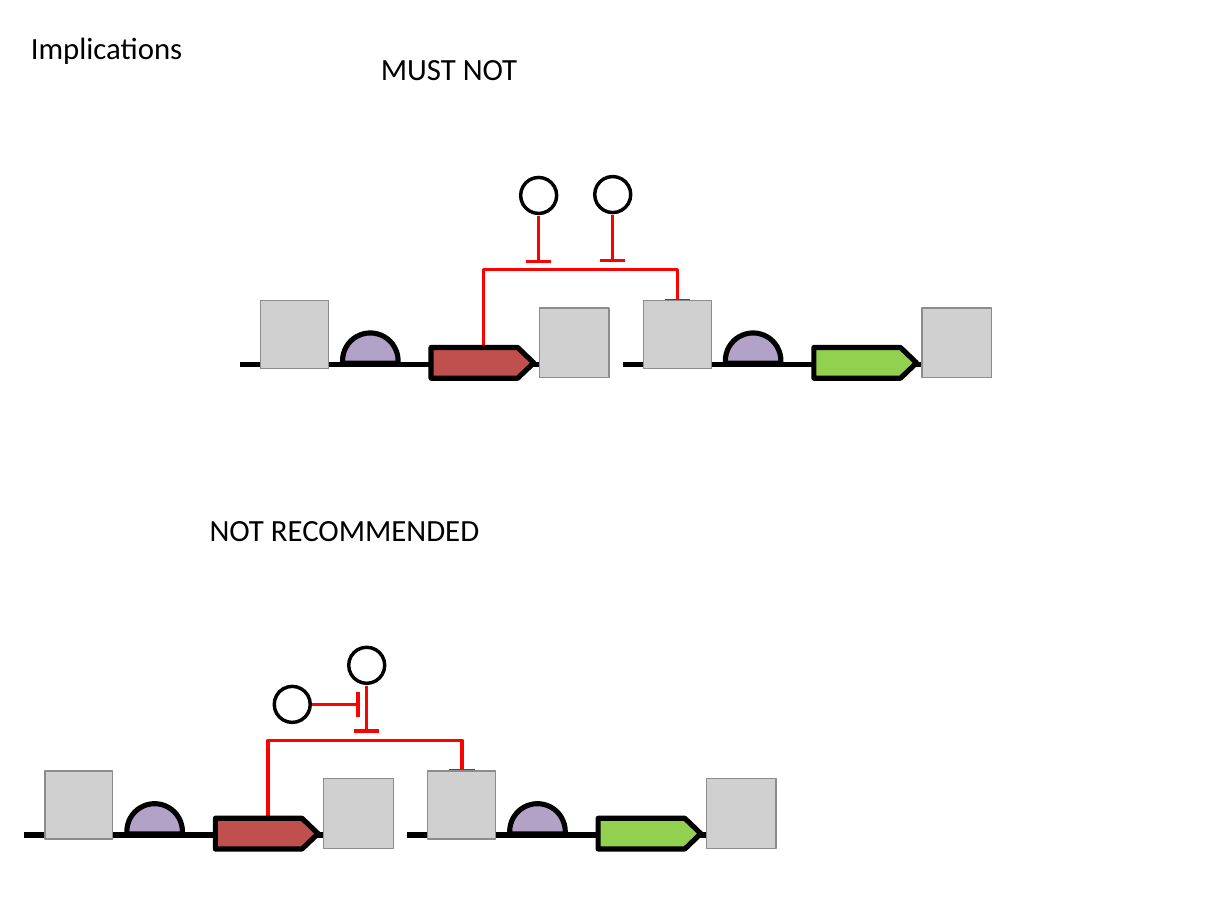
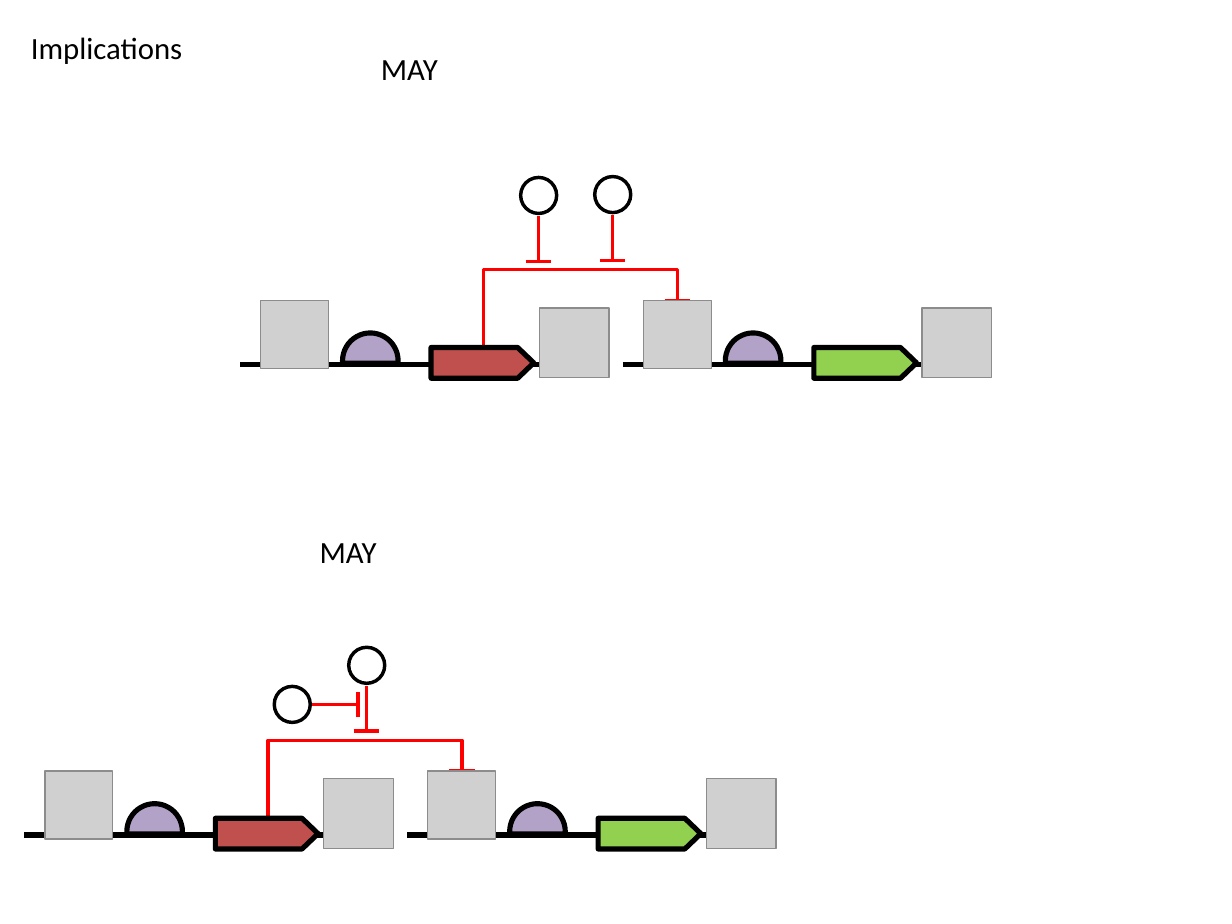
Before and after one commit to SynBioDex/SBOL-visual, a slide deck: slide 10 of specification/imgsrc/4.pptx. Drawn at 1232x924 pixels with LibreOffice and Linux fonts; fonts in the diff are those of the drawing; grey boxes stand for pictures. Boxes give left, top, right and bottom in pixels: in the first picture for what was removed or moved away, otherwise in the second. Text is boxed around its words. In the diff, an @@ line names an element or a change of style, - is before the commit and + after.

```diff
--- a/specification/imgsrc/4.pptx
+++ b/specification/imgsrc/4.pptx
@@ text at [381, 60, 438, 80]: text changed @@
-MUST NOT
+MAY
@@ text at [320, 543, 377, 563]: text changed @@
-NOT RECOMMENDED
+MAY
```
Also in this commit, not shown: 3 other slides changed, 8 other files.
